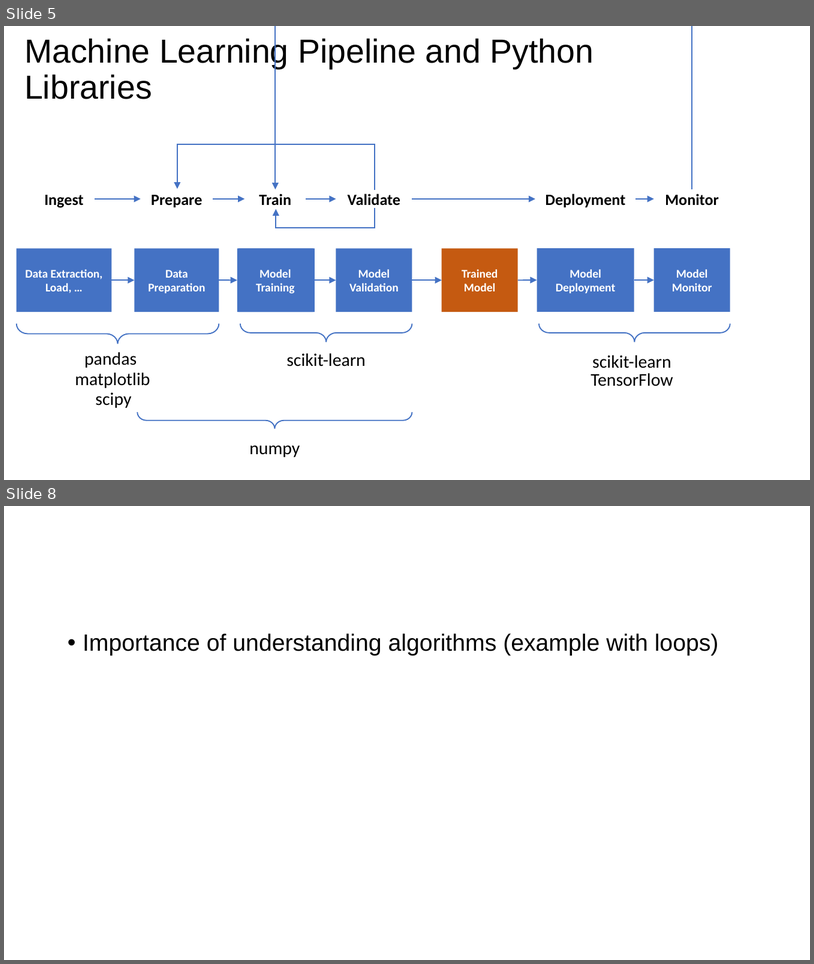
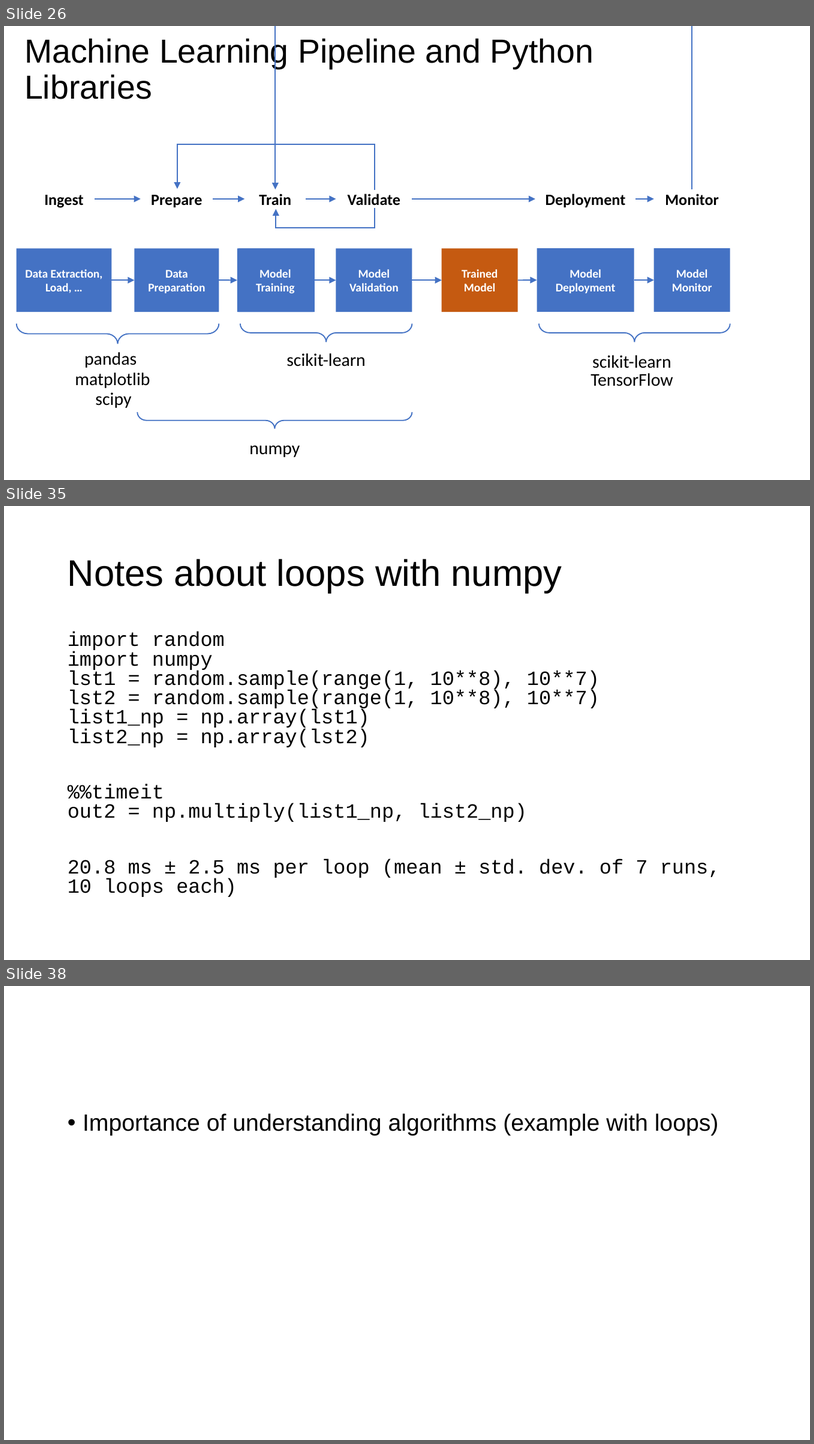
Before and after one commit to toelt-llc/MSCA-ITN-PARENT, a slide deck: DETERMINED2022/Python and scikit-learn/DETERMINED2022-toelt-Introduction Python and Scikit-learn.pptx. Shown one above the other, each under a label of ours: slides 5 and 8 before the commit, slides 26, 35 and 38 after it; the slides between them are not shown. The pictures are 814x964 and 814x1444 pixels, drawn with LibreOffice and Linux fonts; fonts in the diff are those of the drawing; background and template pictures are left out. Boxes give left, top, right and bottom in pixels: in the first picture for what was removed or moved away, otherwise in the second. Text is boxed around its words. In the diff, an @@ line names an element or a change of style, - is before the commit and + after.

```diff
--- a/DETERMINED2022/Python and scikit-learn/DETERMINED2022-toelt-Introduction Python and Scikit-learn.pptx
+++ b/DETERMINED2022/Python and scikit-learn/DETERMINED2022-toelt-Introduction Python and Scikit-learn.pptx
@@ slide 35 added at box(4, 506, 810, 960), background #FFFFFF @@
@@ title added at box(68, 559, 563, 593), 33 pt, text #000000 @@
+Notes about loops with numpy
@@ text added at box(68, 631, 721, 897), 18 pt, text #000000 @@
+import random
+import numpy
+lst1 = random.sample(range(1, 10**8), 10**7)
+lst2 = random.sample(range(1, 10**8), 10**7)
+list1_np = np.array(lst1)
+list2_np = np.array(lst2)
+%%timeit
+out2 = np.multiply(list1_np, list2_np)
+20.8 ms ± 2.5 ms per loop (mean ± std. dev. of 7 runs, 10 loops each)
@@ what was slide 5 is now slide 26 @@
@@ what was slide 8 is now slide 38 @@
```
Also in this commit, not shown: 3 slides changed, 32 other slides added, 3 slides removed, 1 other file.
